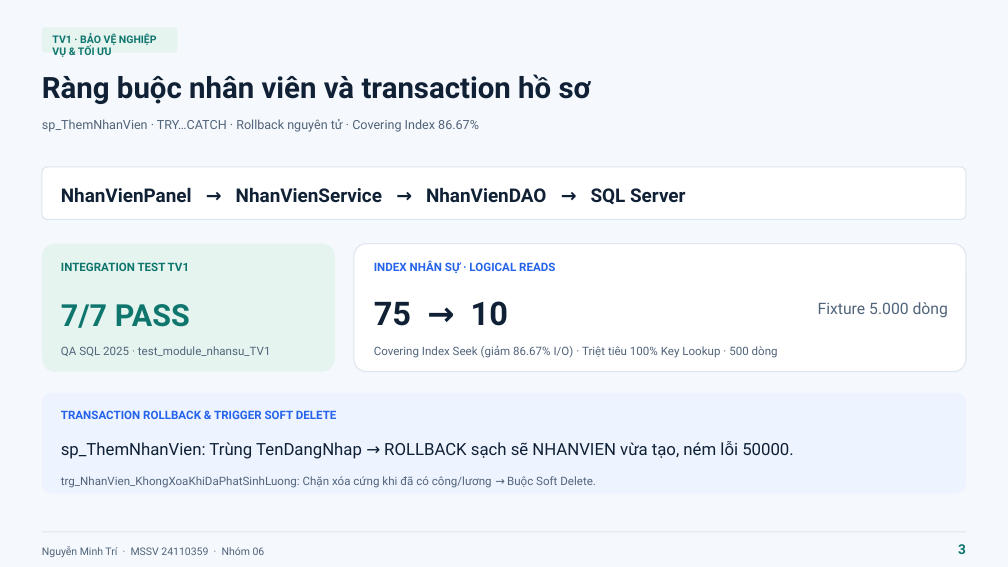
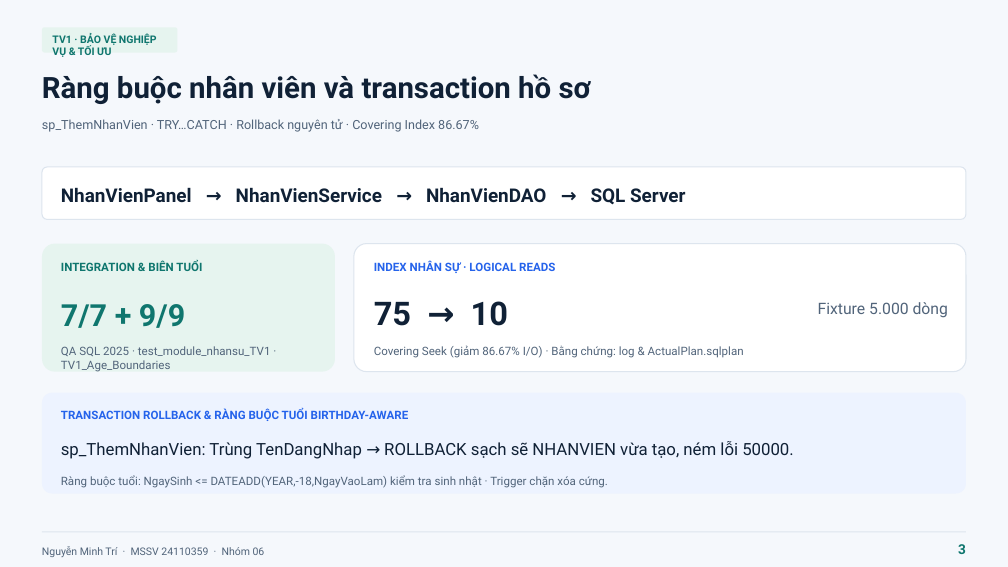
Before and after one commit to tranducanhyn99-prog/Project_QuanLyNhanSuTienLuong, a slide deck: slide 3 of Bo_nop_Nhom06/evidence/TV1/TV1_Slides_1-3.pptx. Drawn at 1008x567 pixels with LibreOffice and Linux fonts; fonts in the diff are those of the drawing. Boxes give left, top, right and bottom in pixels: in the first picture for what was removed or moved away, otherwise in the second. Text is boxed around its words. In the diff, an @@ line names an element or a change of style, - is before the commit and + after.

Commit message:
docs(tv1): dong bo rang buoc tuoi DATEADD, actual plan benchmark va phan dinh pham vi anh lich su

```diff
--- a/Bo_nop_Nhom06/evidence/TV1/TV1_Slides_1-3.pptx
+++ b/Bo_nop_Nhom06/evidence/TV1/TV1_Slides_1-3.pptx
@@ text at box(61, 261, 202, 271): text changed @@
-INTEGRATION TEST TV1
+INTEGRATION & BIÊN TUỔI
@@ text at box(61, 304, 185, 328): text changed @@
-7/7 PASS
+7/7 + 9/9
@@ text at box(61, 346, 271, 372): text changed @@
-QA SQL 2025 · test_module_nhansu_TV1
+QA SQL 2025 · test_module_nhansu_TV1 · TV1_Age_Boundaries
@@ text at box(374, 345, 744, 358): text changed @@
-Covering Index Seek (giảm 86.67% I/O) · Triệt tiêu 100% Key Lookup · 500 dòng
+Covering Seek (giảm 86.67% I/O) · Bằng chứng: log & ActualPlan.sqlplan
@@ text at box(61, 409, 409, 421): text changed @@
-TRANSACTION ROLLBACK & TRIGGER SOFT DELETE
+TRANSACTION ROLLBACK & RÀNG BUỘC TUỔI BIRTHDAY-AWARE
@@ text at box(61, 475, 608, 488): text changed @@
-trg_NhanVien_KhongXoaKhiDaPhatSinhLuong: Chặn xóa cứng khi đã có công/lương → Buộc Soft Delete.
+Ràng buộc tuổi: NgaySinh <= DATEADD(YEAR,-18,NgayVaoLam) kiểm tra sinh nhật · Trigger chặn xóa cứng.
```
Also in this commit, not shown: 1 other slide changed, 7 other files.
